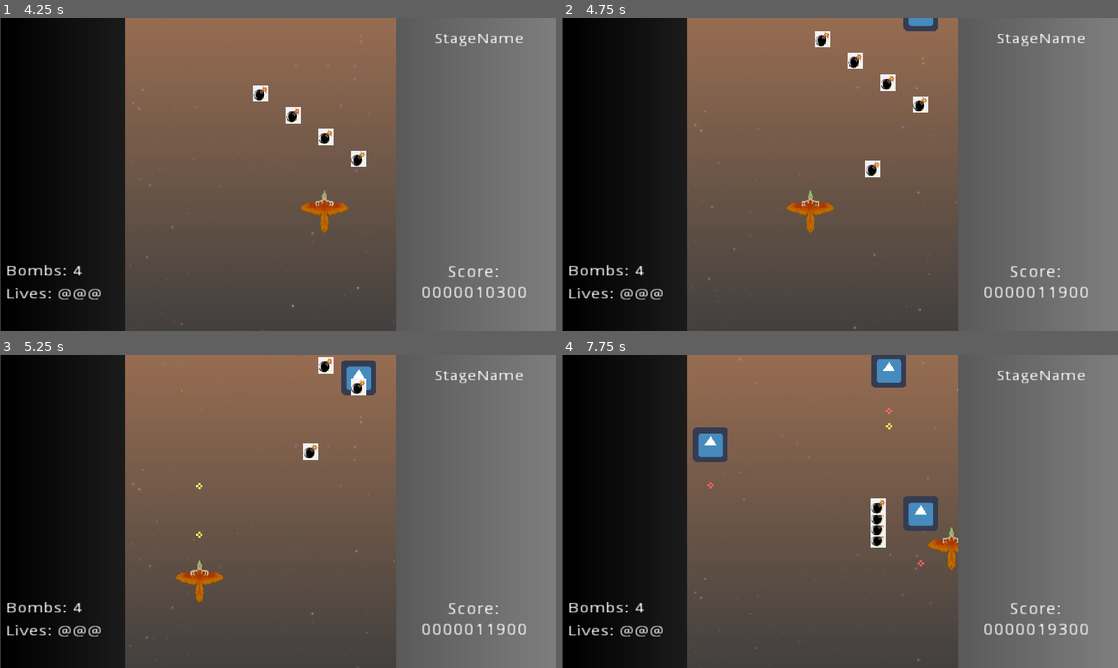
Above: before the commit, frames 1-4 (two rows, left to right).
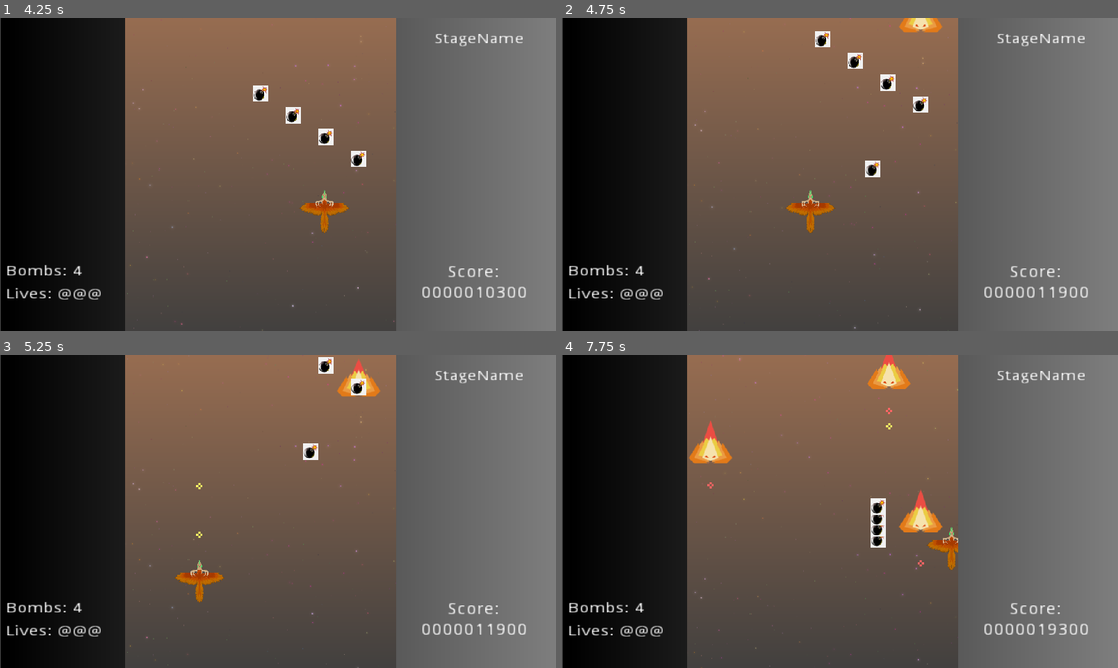
Above: after the commit, the same moments.

Repository: kyperbelt/MetalBurstPGJ
Game: Godot game, scene res://Screens/TitleScreen.tscn
The game is run twice, just before and just after one commit, with the same random seed, the same clock (stepped at 60 frames per second) and the same inputs. The engine's default icon, where the game draws it, is replaced by a stand-in: a white triangle on a blue panel in a dark square.
Inputs:
- Up to frame 1 (4.25 s): tap Enter (ui_accept) at 0.5, 0.77, 1.52, 3.02, 3.77 s; hold D (move_right) 0.53-1.28 s; hold Space (fire) 0.53-1.28 s; hold S (move_down) 1.28-2.03 s; tap Shift (move_slower) at 1.35 s; hold D (move_right) 2.03-2.78 s; hold X (player_bomb) 2.03-2.78 s; hold W (move_up) 2.78-3.53 s; tap Space (fire) at 2.85 s; hold A (move_left) from 3.53 s (still down); hold Shift (move_slower) from 3.53 s (still down)
- Up to frame 2 (4.75 s): keep holding A (move_left); release Shift (move_slower) at 4.28 s; tap X (player_bomb) at 4.35 s; tap Enter (ui_accept) at 4.52 s
- Up to frame 3 (5.25 s): release A (move_left) at 5.03 s; hold S (move_down) from 5.03 s (still down); hold Space (fire) from 5.03 s (still down)
- Up to frame 4 (7.75 s): release S (move_down) at 5.78 s; release Space (fire) at 5.78 s; hold D (move_right) 5.78-6.53 s; tap Shift (move_slower) at 5.85 s; tap Enter (ui_accept) at 6.02, 6.77, 7.52 s; hold W (move_up) 6.53-7.28 s; hold X (player_bomb) 6.53-7.28 s; hold D (move_right) from 7.28 s (still down); tap Space (fire) at 7.35 s

Frame 1 is identical in both runs. In frame 2, 0.3% of the frame differs, in the area x 60-69%, y 0-5%; in frame 3, 0.6%; in frame 4, 2.2%, in the area x 22-69%, y 0-57%.

Commit message:
Art and Audio Organizing
-Added a stage foe (ember spirit) + animations for it
-Renamed folders containing audio assets
-Removed a redundant audio folder

Diff:
--- /dev/null
+++ b/MetalBurstGame/Assets_GodotCreated/StageFoeTestingEmber.tres
@@ -0,0 +1,22 @@
+[gd_resource type="AnimatedTexture" load_steps=6 format=2]
+
+[ext_resource path="res://Assets_GodotCreated/path4605-1-6.png" type="Texture" id=1]
+[ext_resource path="res://Assets_GodotCreated/path4605-1-7.png" type="Texture" id=2]
+[ext_resource path="res://Assets_GodotCreated/path4605-1-8.png" type="Texture" id=3]
+[ext_resource path="res://Assets_GodotCreated/path4605-1-9.png" type="Texture" id=4]
+[ext_resource path="res://Assets_GodotCreated/path4605-1-10.png" type="Texture" id=5]
+
+[resource]
+flags = 4
+frames = 5
+fps = 15.0
+frame_0/texture = ExtResource( 1 )
+frame_0/delay_sec = 0.1
+frame_1/texture = ExtResource( 2 )
+frame_1/delay_sec = 0.0
+frame_2/texture = ExtResource( 3 )
+frame_2/delay_sec = 0.0
+frame_3/texture = ExtResource( 4 )
+frame_3/delay_sec = 0.0
+frame_4/texture = ExtResource( 5 )
+frame_4/delay_sec = 0.0
--- a/MetalBurstGame/Objects/Enemy.tscn
+++ b/MetalBurstGame/Objects/Enemy.tscn
@@ -1,6 +1,6 @@
 [gd_scene load_steps=4 format=2]
 
-[ext_resource path="res://icon.png" type="Texture" id=1]
+[ext_resource path="res://Assets_GodotCreated/StageFoeTestingEmber.tres" type="Texture" id=1]
 [ext_resource path="res://Objects/SimpleEnemyAi.gd" type="Script" id=2]
 
 [sub_resource type="RectangleShape2D" id=1]
--- a/MetalBurstGame/Objects/Player.tscn
+++ b/MetalBurstGame/Objects/Player.tscn
@@ -2,8 +2,9 @@
 
 [ext_resource path="res://Objects/Player.gd" type="Script" id=1]
 [ext_resource path="res://placeholder_assets/deer_placeholder.png" type="Texture" id=2]
-[ext_resource path="res://placeholder_assets/audio/playerShoot.wav" type="AudioStream" id=3]
+[ext_resource path="res://placeholder_assets/SFX/playerShoot.wav" type="AudioStream" id=3]
 [ext_resource path="res://placeholder_assets/deer_chara/KritaTest2.png" type="Texture" id=4]
+
 
 [sub_resource type="CircleShape2D" id=1]
 
--- a/MetalBurstGame/Screens/TitleScreen.tscn
+++ b/MetalBurstGame/Screens/TitleScreen.tscn
@@ -5,8 +5,8 @@
 [ext_resource path="res://systems/OptionsMenu.tscn" type="PackedScene" id=3]
 [ext_resource path="res://systems/MenuOption.gd" type="Script" id=4]
 [ext_resource path="res://Screens/TitleScreen.gd" type="Script" id=5]
-[ext_resource path="res://placeholder_assets/audio/menu_scroll01.wav" type="AudioStream" id=6]
-[ext_resource path="res://placeholder_assets/audio/menu_select.wav" type="AudioStream" id=7]
+[ext_resource path="res://placeholder_assets/SFX/menu_scroll01.wav" type="AudioStream" id=6]
+[ext_resource path="res://placeholder_assets/SFX/menu_select.wav" type="AudioStream" id=7]
 
 [node name="TitleScreen" type="Node2D"]
 script = ExtResource( 5 )
--- a/MetalBurstGame/Stages/TestStage.tscn
+++ b/MetalBurstGame/Stages/TestStage.tscn
@@ -3,8 +3,9 @@
 [ext_resource path="res://systems/Level.tscn" type="PackedScene" id=1]
 [ext_resource path="res://Objects/Enemy.tscn" type="PackedScene" id=2]
 [ext_resource path="res://backgrounds/SpaceBackground.tscn" type="PackedScene" id=3]
-[ext_resource path="res://placeholder_assets/audio/metal_burst-01.wav" type="AudioStream" id=4]
+[ext_resource path="res://placeholder_assets/BGM/metal_burst-01.wav" type="AudioStream" id=4]
 [ext_resource path="res://Screens/InformationDisplay.tscn" type="PackedScene" id=5]
+
 
 [sub_resource type="Gradient" id=1]
 
Binary file added: MetalBurstGame/Assets_GodotCreated/path4605-1-10.png
Not shown, added: MetalBurstGame/Assets_GodotCreated/path4605-1-10.png.import
Binary file added: MetalBurstGame/Assets_GodotCreated/path4605-1-6.png
Not shown, added: MetalBurstGame/Assets_GodotCreated/path4605-1-6.png.import
Binary file added: MetalBurstGame/Assets_GodotCreated/path4605-1-7.png
Not shown, added: MetalBurstGame/Assets_GodotCreated/path4605-1-7.png.import
Binary file added: MetalBurstGame/Assets_GodotCreated/path4605-1-8.png
Not shown, added: MetalBurstGame/Assets_GodotCreated/path4605-1-8.png.import
Binary file added: MetalBurstGame/Assets_GodotCreated/path4605-1-9.png
Not shown, added: MetalBurstGame/Assets_GodotCreated/path4605-1-9.png.import
Not shown, added: MetalBurstGame/placeholder_assets/BGM/metal_burst-01.wav.import
Not shown, added: MetalBurstGame/placeholder_assets/SFX/menu_scroll01.wav.import
(and 22 more such lines)
